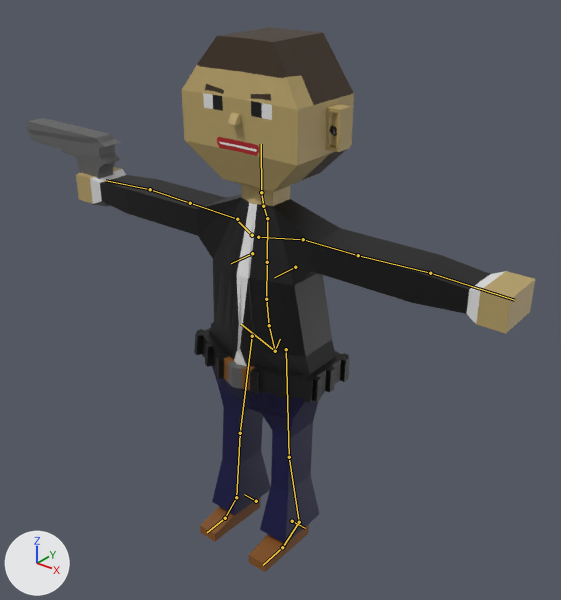
A saved change to the Blender file FBI.blend.
Camera for both pictures: a camera (50 mm lens) standing at (2.87, -3.44, 4.07) and looking at (0.2, -0.1, 2.0). Every picture has the same lights, and +X, +Y and +Z are marked at lower left. The bones that bend it are drawn over the model as lines.
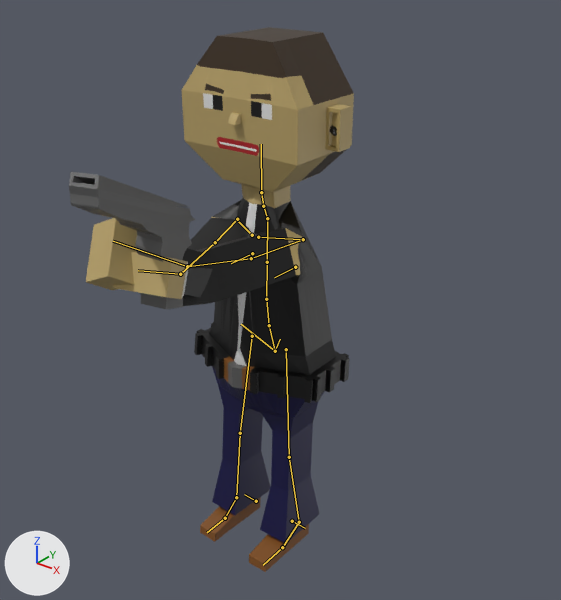
The newer file adds an action. The first version stands in its rest pose; the second is drawn at frame 6 of the action 'shoot'.

What differs and where, as boxes (x1, y1, x2, y2) in the pictures (561 x 600 px):
'Cube', posed (42% narrower)
    before: (76, 27, 535, 572)
    after: (86, 27, 354, 572)
'Plane', posed (34% wider, 53% taller)
    before: (27, 118, 121, 207)
    after: (69, 172, 195, 309)
bone 'upper_arm.L', root to tip
    before: (303, 239) to (358, 255)
    after: (303, 239) to (251, 258)
bone 'hand.L', root to tip
    before: (430, 273) to (514, 300)
    after: (187, 266) to (113, 241)
bone 'upper_arm.R', root to tip
    before: (237, 219) to (190, 203)
    after: (237, 219) to (215, 242)
bone 'hand.R', root to tip
    before: (150, 189) to (105, 180)
    after: (180, 274) to (138, 270)

What the commit changed:
Bone 'upper_arm.L' (bone_upper_arm_l) turns from (0, 0, 0) to (83, -2, 118) degrees about its own x, y and z.
Bone 'hand.L' (bone_hand_l) moves from (0.0, 0.0, 0.0) to (-0.002, -0.018, 0.0).
Bone 'hand.L' (bone_hand_l) turns from (0, 0, 0) to (-29, 3, -7) degrees about its own x, y and z.
Bone 'upper_arm.R' (bone_upper_arm_r) turns from (0, 0, 0) to (112, 8, -2) degrees about its own x, y and z.
Bone 'hand.R' (bone_hand_r) moves from (0.0, 0.0, 0.0) to (0.002, 0.018, -0.002).
Bone 'hand.R' (bone_hand_r) turns from (0, 0, 0) to (-3, -4, -31) degrees about its own x, y and z.
